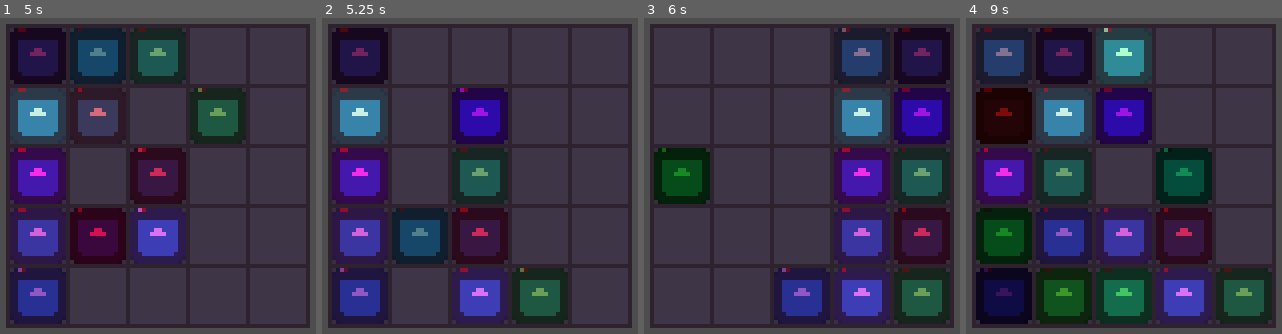
Above: before the commit, frames 1-4 (left to right).
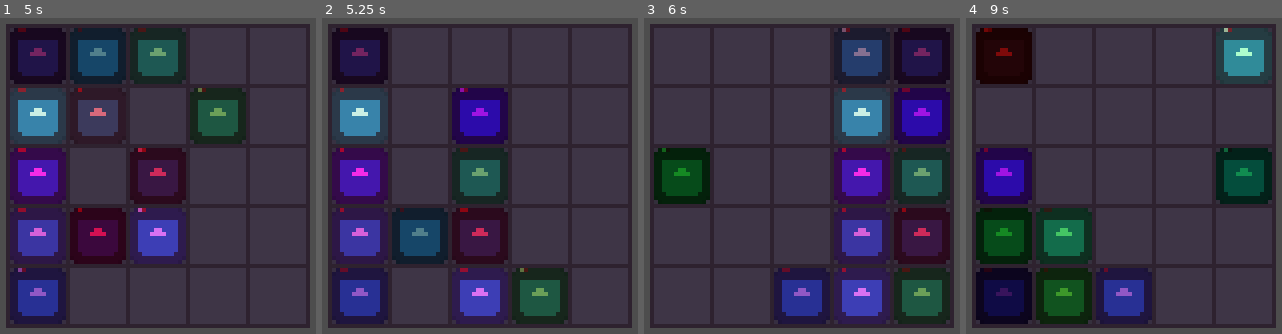
Above: after the commit, the same moments.

Repository: Takeil/swipe-game
Game: Godot game, scene res://scenes/main.tscn
Same seed, same stepped clock (60 frames per second), same inputs: the game is played once before the commit and once after it. The engine's default icon, where the game draws it, is replaced by a stand-in: a white triangle on a blue panel in a dark square.
Inputs (mouse positions are in pixels of both pictures, inside the frame that each line leads up to):
- Up to frame 1 (5 s): tap Enter at 0.5, 2, 3.5 s; move the mouse to (237, 157) at 0.52 s; press the mouse at (237, 157) at 0.53 s; hold Right (right) 0.53-1.28 s; tap Space (space) at 1.25, 1.35, 2.75, 2.85, 4.25, 4.35 s; move the mouse to (85, 194) at 1.27 s; release the mouse at (85, 194) at 1.28 s; hold Down (down) 1.28-2.03 s; move the mouse to (192, 97) at 2.02 s; press the mouse at (192, 97) at 2.03 s; hold Right (right) 2.03-2.78 s; move the mouse to (139, 248) at 2.77 s; release the mouse at (139, 248) at 2.78 s; hold Up (up) 2.78-3.53 s; move the mouse to (265, 229) at 3.52 s; press the mouse at (265, 229) at 3.53 s; hold Left (left) from 3.53 s (still down); move the mouse to (50, 122) at 4.27 s; release the mouse at (50, 122) at 4.28 s
- Up to frame 2 (5.25 s): move the mouse to (498, 176) at 5.02 s; release Left (left) at 5.03 s; press the mouse at (498, 176) at 5.03 s; hold Down (down) from 5.03 s (still down)
- Up to frame 3 (6 s): move the mouse to (748, 87) at 5.77 s; release Down (down) at 5.78 s; release the mouse at (748, 87) at 5.78 s; hold Right (right) from 5.78 s (still down); tap Space (space) at 5.85 s
- Up to frame 4 (9 s): move the mouse to (1203, 157) at 6.52 s; release Right (right) at 6.53 s; press the mouse at (1203, 157) at 6.53 s; hold Up (up) 6.53-7.28 s; move the mouse to (1051, 194) at 7.27 s; release the mouse at (1051, 194) at 7.28 s; hold Right (right) 7.28-8.03 s; tap Space (space) at 7.35, 8.85 s; move the mouse to (1158, 97) at 8.02 s; press the mouse at (1158, 97) at 8.03 s; hold Down (down) 8.03-8.78 s; move the mouse to (1105, 248) at 8.77 s; release the mouse at (1105, 248) at 8.78 s; hold Left (left) from 8.78 s (still down)

Frame 1 is identical in both runs. In frame 2, less than 0.1% of the frame differs, in the area x 5-9%, y 22-81%; in frame 3, less than 0.1%; in frame 4, 48%, in the area x 3-97%, y 3-97%.

Commit message:
Update movement

Diff:
--- a/scripts/game_controller.gd
+++ b/scripts/game_controller.gd
@@ -39,7 +39,6 @@
 		swipe.emit('Down')
 		spawn_item()
 
-var index = 0
 func spawn_item() -> void:
 	if !spawning:
 		spawning = true
--- a/scripts/item_cell.gd
+++ b/scripts/item_cell.gd
@@ -2,18 +2,21 @@
 
 class_name ItemCell
 
-var MAX_HP = 10;
+const MAX_HP: int = 10
 
-var damage = 1
-var shield = 1
-var health = 2
+@export var movable: bool = true
+@export var show_hp: bool = true
 
-@export var movable = true
-@export var show_hp = true
-var pix = preload("res://scenes/misc/1px_texturerect.tscn")
+var damage: int = 1
+var shield: int = 1
+var health: int = 2
 
-var hp_bar = null
-var df_bar = null
+var hp_bar: Control = null
+var df_bar: Control = null
+
+var damaged_by: Array[ItemCell] = []
+
+@onready var pix = preload("res://scenes/misc/1px_texturerect.tscn")
 
 func _ready() -> void:
 	hp_bar = $Control/HPBarContainer
@@ -28,28 +31,35 @@
 	if position != Vector2.ZERO:
 		position = position.move_toward(Vector2.ZERO, delta * 500)
 
-func damage_and_health_check(_damage):
-	var excess = 0;
-	shield = shield - _damage
+func update_hp_def() -> void:
+	Global.delete_children(hp_bar)
+	Global.delete_children(df_bar)
+
+	for _i in health:
+		Global.instantiate_and_parent(pix, hp_bar)
+
+	for _i in shield:
+		Global.instantiate_and_parent(pix, df_bar)
+
+func reset_damaged_by() -> void:
+	damaged_by.clear()
+
+func damage_by_enemy_and_health_check(damaging_cell: ItemCell) -> bool:
+	if damaged_by.has(damaging_cell):
+		return true
+
+	damaged_by.append(damaging_cell)
+
+	var excess_damage: int = 0
+	shield -= damaging_cell.damage
 
 	if shield < 0:
-		excess = shield
+		excess_damage = shield
 		shield = 0
-	health = health + excess
+
+	health += excess_damage
 
 	if show_hp:
 		update_hp_def()
 
-	if (health <= 0):
-		return false
-	return true
-
-func update_hp_def():
-	Global.delete_children(hp_bar)
-	Global.delete_children(df_bar)
-
-	for n in health:
-		Global.instantiate_and_parent(pix, hp_bar)
-
-	for n in shield:
-		Global.instantiate_and_parent(pix, df_bar)
+	return health > 0
--- a/scripts/tile_cell.gd
+++ b/scripts/tile_cell.gd
@@ -19,119 +19,138 @@
 	GameController.Instance.connect('swipe', on_swipe)
 
 func on_swipe(dir) -> void:
-	if (dir == 'Left'):
-		if left != null:
-			return
-		slide_left(self)
-	if (dir == 'Right'):
-		if right != null:
-			return
-		slide_right(self)
-	if (dir == 'Up'):
-		if up != null:
-			return
-		slide_up(self)
-	if (dir == 'Down'):
-		if down != null:
-			return
-		slide_down(self)
+	if item != null:
+		item.reset_damaged_by()
+
+	match dir:
+		'Left':
+			if left != null:
+				return
+			slide_left(self)
+		'Right':
+			if right != null:
+				return
+			slide_right(self)
+		'Up':
+			if up != null:
+				return
+			slide_up(self)
+		'Down':
+			if down != null:
+				return
+			slide_down(self)
 
 func slide_right(curr_cell: TileCell) -> void:
 	if curr_cell.left == null:
 		return
 
-	var next_cell: TileCell = curr_cell.left
-	while next_cell.left != null and next_cell.item == null:
-		next_cell = next_cell.left
-
-	if next_cell.item != null:
-		if curr_cell.item == null:
+	if curr_cell.item != null:
+		var next_cell: TileCell = curr_cell.left
+		while next_cell.left != null and next_cell.item == null:
+			next_cell = next_cell.left
+		if next_cell.item != null:
+			if !curr_cell.item.damage_by_enemy_and_health_check(next_cell.item):
+				curr_cell.item.queue_free()
+				curr_cell.clear_item()
+			elif curr_cell.left.item != next_cell.item:
+				next_cell.item.reparent(curr_cell.left)
+				curr_cell.left.set_item(next_cell.item)
+				next_cell.clear_item()
+	else:
+		var next_cell: TileCell = curr_cell.left
+		while next_cell.left != null and next_cell.item == null:
+			next_cell = next_cell.left
+		if next_cell.item != null:
 			next_cell.item.reparent(curr_cell)
-			curr_cell.set_item(next_cell.item)
-			next_cell.clear_item()
+			curr_cell.item = next_cell.item
+			next_cell.item = null;
 			slide_right(curr_cell)
-		elif curr_cell.left.item != next_cell.item:
-			next_cell.item.reparent(curr_cell.left)
-			if curr_cell.item != null:
-				if !curr_cell.item.damage_and_health_check(next_cell.item.damage):
-					curr_cell.item.queue_free()
-					curr_cell.clear_item()
-			curr_cell.left.set_item(next_cell.item)
-			next_cell.clear_item()
-
+		if curr_cell.left == null:
+			return
 	slide_right(curr_cell.left)
-
 func slide_left(curr_cell: TileCell) -> void:
 	if curr_cell.right == null:
 		return
 
-	var next_cell: TileCell = curr_cell.right
-	while next_cell.right != null and next_cell.item == null:
-		next_cell = next_cell.right
-
-	if next_cell.item != null:
-		if curr_cell.item == null:
+	if curr_cell.item != null:
+		var next_cell: TileCell = curr_cell.right
+		while next_cell.right != null and next_cell.item == null:
+			next_cell = next_cell.right
+		if next_cell.item != null:
+			if !curr_cell.item.damage_by_enemy_and_health_check(next_cell.item):
+				curr_cell.item.queue_free()
+				curr_cell.clear_item()
+			elif curr_cell.right.item != next_cell.item:
+				next_cell.item.reparent(curr_cell.right)
+				curr_cell.right.set_item(next_cell.item)
+				next_cell.clear_item()
+	else:
+		var next_cell: TileCell = curr_cell.right
+		while next_cell.right != null and next_cell.item == null:
+			next_cell = next_cell.right
+		if next_cell.item != null:
 			next_cell.item.reparent(curr_cell)
-			curr_cell.set_item(next_cell.item)
-			next_cell.clear_item()
+			curr_cell.item = next_cell.item
+			next_cell.item = null
 			slide_left(curr_cell)
-		elif curr_cell.right.item != next_cell.item:
-			next_cell.item.reparent(curr_cell.right)
-			if curr_cell.item != null:
-				if !curr_cell.item.damage_and_health_check(next_cell.item.damage):
-					curr_cell.item.queue_free()
-					curr_cell.clear_item()
-			curr_cell.right.set_item(next_cell.item)
-			next_cell.clear_item()
-
+		if curr_cell.right == null:
+			return
 	slide_left(curr_cell.right)
 
 func slide_up(curr_cell: TileCell) -> void:
 	if curr_cell.down == null:
 		return
 
-	var next_cell: TileCell = curr_cell.down
-	while next_cell.down != null and next_cell.item == null:
-		next_cell = next_cell.down
-
-	if next_cell.item != null:
-		if curr_cell.item == null:
+	if curr_cell.item != null:
+		var next_cell: TileCell = curr_cell.down
+		while next_cell.down != null and next_cell.item == null:
+			next_cell = next_cell.down
+		if next_cell.item != null:
+			if !curr_cell.item.damage_by_enemy_and_health_check(next_cell.item):
+				curr_cell.item.queue_free()
+				curr_cell.clear_item()
+			elif curr_cell.down.item != next_cell.item:
+				next_cell.item.reparent(curr_cell.down)
+				curr_cell.down.set_item(next_cell.item)
+				next_cell.clear_item()
+	else:
+		var next_cell: TileCell = curr_cell.down
+		while next_cell.down != null and next_cell.item == null:
+			next_cell = next_cell.down
+		if next_cell.item != null:
 			next_cell.item.reparent(curr_cell)
-			curr_cell.set_item(next_cell.item)
-			next_cell.clear_item()
+			curr_cell.item = next_cell.item
+			next_cell.item = null
 			slide_up(curr_cell)
-		elif curr_cell.down.item != next_cell.item:
-			next_cell.item.reparent(curr_cell.down)
-			if curr_cell.item != null:
-				if !curr_cell.item.damage_and_health_check(next_cell.item.damage):
-					curr_cell.item.queue_free()
-					curr_cell.clear_item()
-			curr_cell.down.set_item(next_cell.item)
-			next_cell.clear_item()
-
+		if curr_cell.down == null:
+			return
 	slide_up(curr_cell.down)
 
 func slide_down(curr_cell: TileCell) -> void:
 	if curr_cell.up == null:
 		return
 
-	var next_cell: TileCell = curr_cell.up
-	while next_cell.up != null and next_cell.item == null:
-		next_cell = next_cell.up
-
-	if next_cell.item != null:
-		if curr_cell.item == null:
+	if curr_cell.item != null:
+		var next_cell: TileCell = curr_cell.up
+		while next_cell.up != null and next_cell.item == null:
+			next_cell = next_cell.up
+		if next_cell.item != null:
+			if !curr_cell.item.damage_by_enemy_and_health_check(next_cell.item):
+				curr_cell.item.queue_free()
+				curr_cell.clear_item()
+			elif curr_cell.up.item != next_cell.item:
+				next_cell.item.reparent(curr_cell.up)
+				curr_cell.up.set_item(next_cell.item)
+				next_cell.clear_item()
+	else:
+		var next_cell: TileCell = curr_cell.up
+		while next_cell.up != null and next_cell.item == null:
+			next_cell = next_cell.up
+		if next_cell.item != null:
 			next_cell.item.reparent(curr_cell)
-			curr_cell.set_item(next_cell.item)
-			next_cell.clear_item()
+			curr_cell.item = next_cell.item
+			next_cell.item = null
 			slide_down(curr_cell)
-		elif curr_cell.up.item != next_cell.item:
-			next_cell.item.reparent(curr_cell.up)
-			if curr_cell.item != null:
-				if !curr_cell.item.damage_and_health_check(next_cell.item.damage):
-					curr_cell.item.queue_free()
-					curr_cell.clear_item()
-			curr_cell.up.set_item(next_cell.item)
-			next_cell.clear_item()
-
+		if curr_cell.up == null:
+			return
 	slide_down(curr_cell.up)
